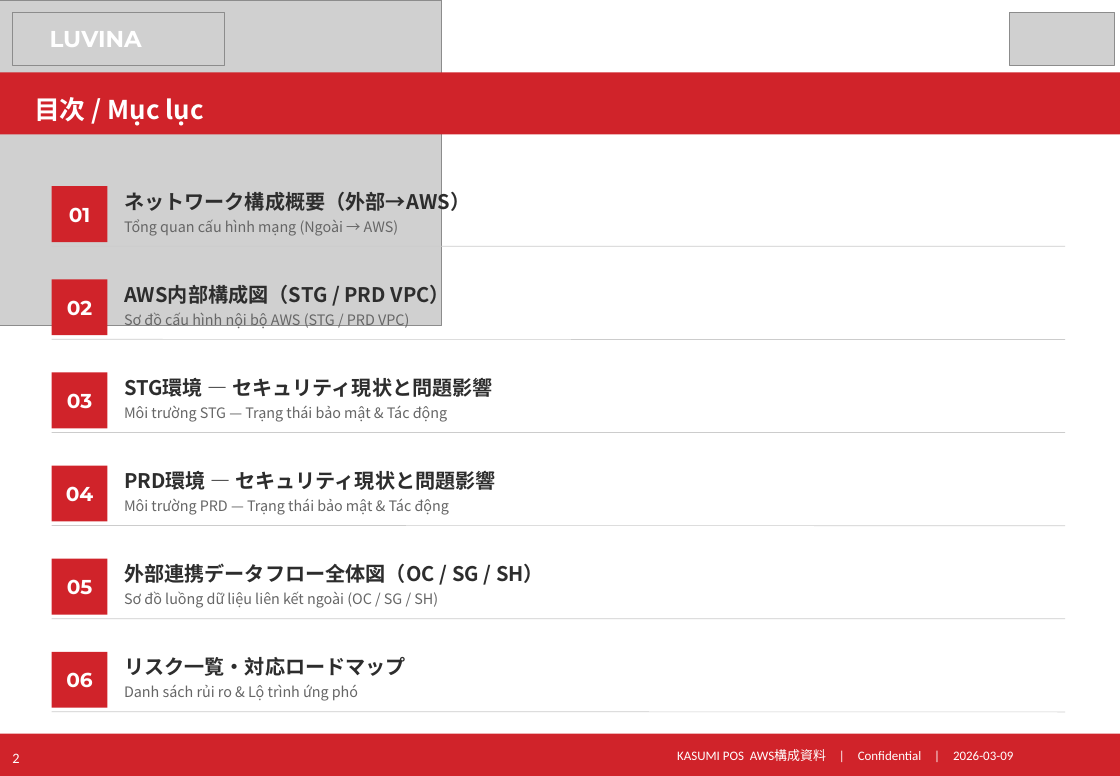
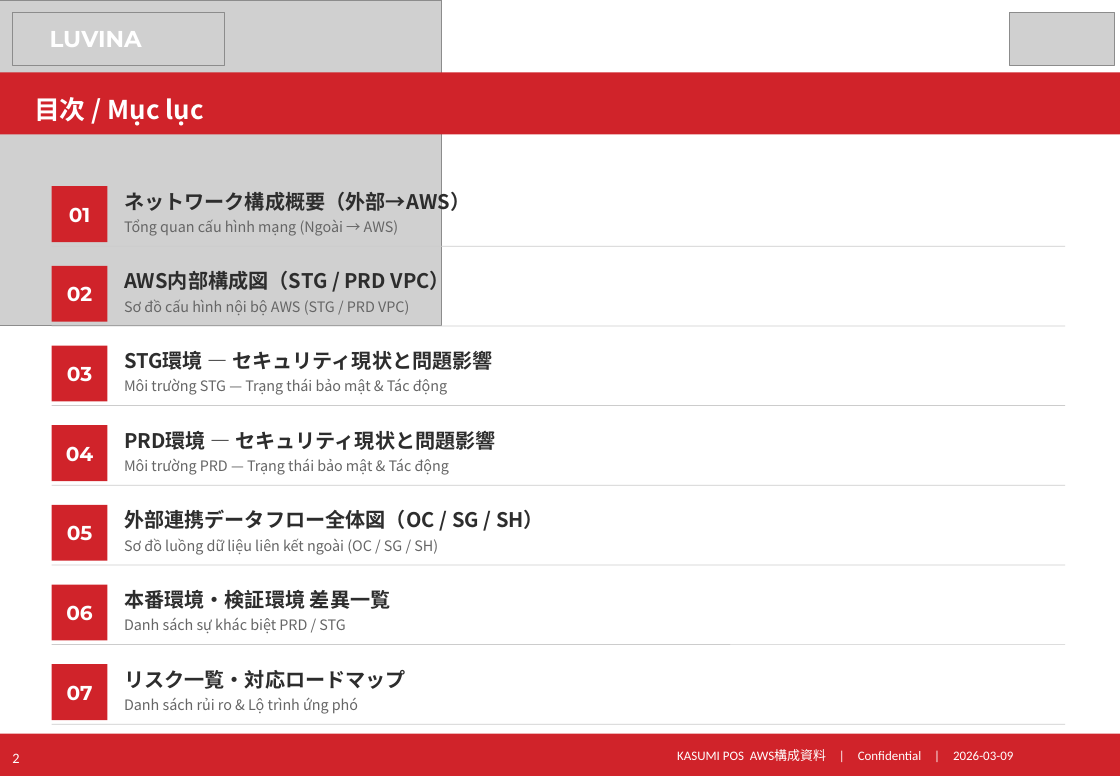
Before and after one commit to kiyoharakadutoshi/kasumi_pos-server_aws, a slide deck: slide 2 of 40_AWS/01_構成資料/カスミPOS_AWS構成資料.pptx. Drawn at 1120x776 pixels with LibreOffice and Linux fonts; fonts in the diff are those of the drawing; grey boxes stand for pictures. Boxes give left, top, right and bottom in pixels: in the first picture for what was removed or moved away, otherwise in the second. Text is boxed around its words. In the diff, an @@ line names an element or a change of style, - is before the commit and + after.

```diff
--- a/40_AWS/01_構成資料/カスミPOS_AWS構成資料.pptx
+++ b/40_AWS/01_構成資料/カスミPOS_AWS構成資料.pptx
@@ 3 texts, 1 line, 1 rectangle: place and size @@
-3 texts, 1 line, 1 rectangle at bbox=[52, 279, 1065, 339]
+3 texts, 1 line, 1 rectangle at bbox=[52, 266, 1065, 326]
@@ 3 texts, 1 rectangle, 1 line: place and size @@
-3 texts, 1 rectangle, 1 line at bbox=[52, 372, 1065, 432]
+3 texts, 1 rectangle, 1 line at bbox=[52, 345, 1065, 405]
@@ 3 texts, 1 rectangle, 1 line: place and size @@
-3 texts, 1 rectangle, 1 line at bbox=[52, 465, 1065, 525]
+3 texts, 1 rectangle, 1 line at bbox=[52, 425, 1065, 485]
@@ 3 texts, 1 rectangle, 1 line: place and size @@
-3 texts, 1 rectangle, 1 line at bbox=[52, 558, 1065, 618]
+3 texts, 1 rectangle, 1 line at bbox=[52, 505, 1065, 565]
@@ 1 text, 1 line, 1 rectangle: place and size @@
-1 text, 1 line, 1 rectangle at bbox=[52, 652, 1065, 712]
+1 text, 1 line, 1 rectangle at bbox=[52, 584, 1065, 644]
@@ text added at bbox=[124, 590, 391, 609], 14 pt, text #2D2D2D, bold @@
+本番環境・検証環境 差異一覧
@@ text added at bbox=[124, 618, 345, 633], 10 pt, text #666666 @@
+Danh sách sự khác biệt PRD / STG
@@ rectangle added at bbox=[52, 664, 108, 720], fill #D0232A @@
@@ text added at bbox=[67, 685, 93, 701], 14 pt, text #FFFFFF, bold @@
+07
@@ text "リスク一覧・対応ロードマップ": place and size @@
-text "リスク一覧・対応ロードマップ" at bbox=[124, 657, 406, 676]
+text "リスク一覧・対応ロードマップ" at bbox=[124, 670, 406, 689]
@@ text "Danh sách rủi ro & ...": place and size @@
-text "Danh sách rủi ro & ..." at bbox=[124, 685, 358, 701]
+text "Danh sách rủi ro & ..." at bbox=[124, 698, 358, 714]
@@ line added from (52, 724) to (1065, 724), #CCCCCC 0.5 pt @@
```
Also in this commit, not shown: 2 other slides changed, 1 slide added, 1 other file.
